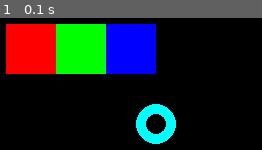
Above: before the commit, frame 1.
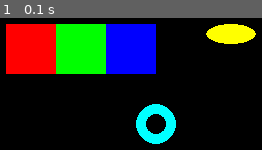
Above: after the commit, the same moment.

Repository: tofutheprogrammer/pygame-practice
Game: pygame game, started from hello.py
Same seed, same stepped clock (60 frames per second), same inputs: the game is played once before the commit and once after it.
Inputs:
- Up to frame 1 (0.1 s): no input

The runs differ from the first frame. In frame 1, 2.2% of the frame differs, in the area x 78-98%, y 4-20%.

Commit message:
Add ellipse drawing code
I implemented code to draw a yellow ellipse.

Diff:
--- a/hello.py
+++ b/hello.py
@@ -14,4 +14,6 @@
 
     pygame.draw.circle(game_window, (0, 255, 255), (250, 200), 20,10)
 
+    pygame.draw.ellipse(game_window, (255, 255, 0), (300, 100, 50, 20))
+
     pygame.display.update()
